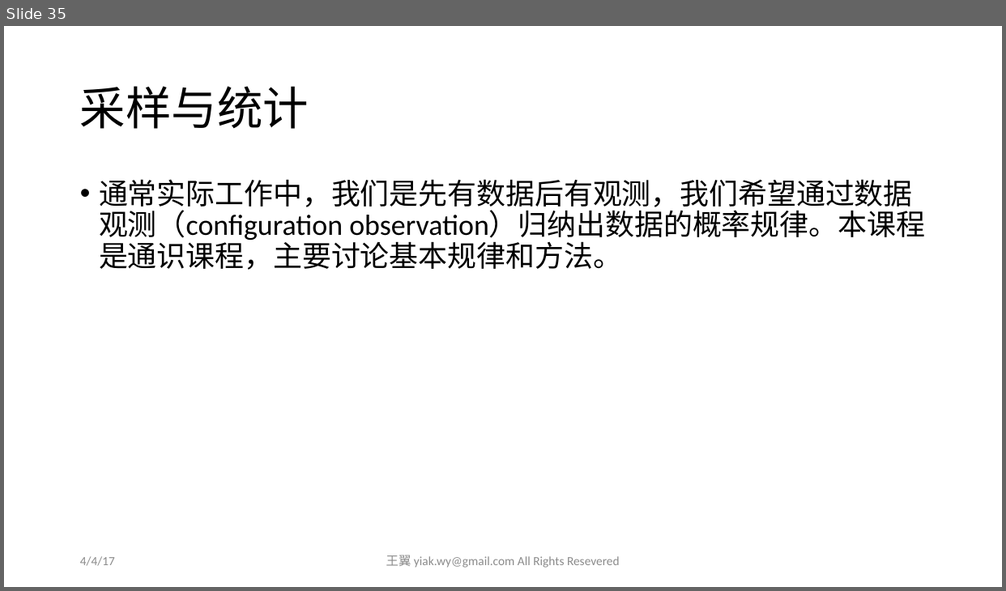
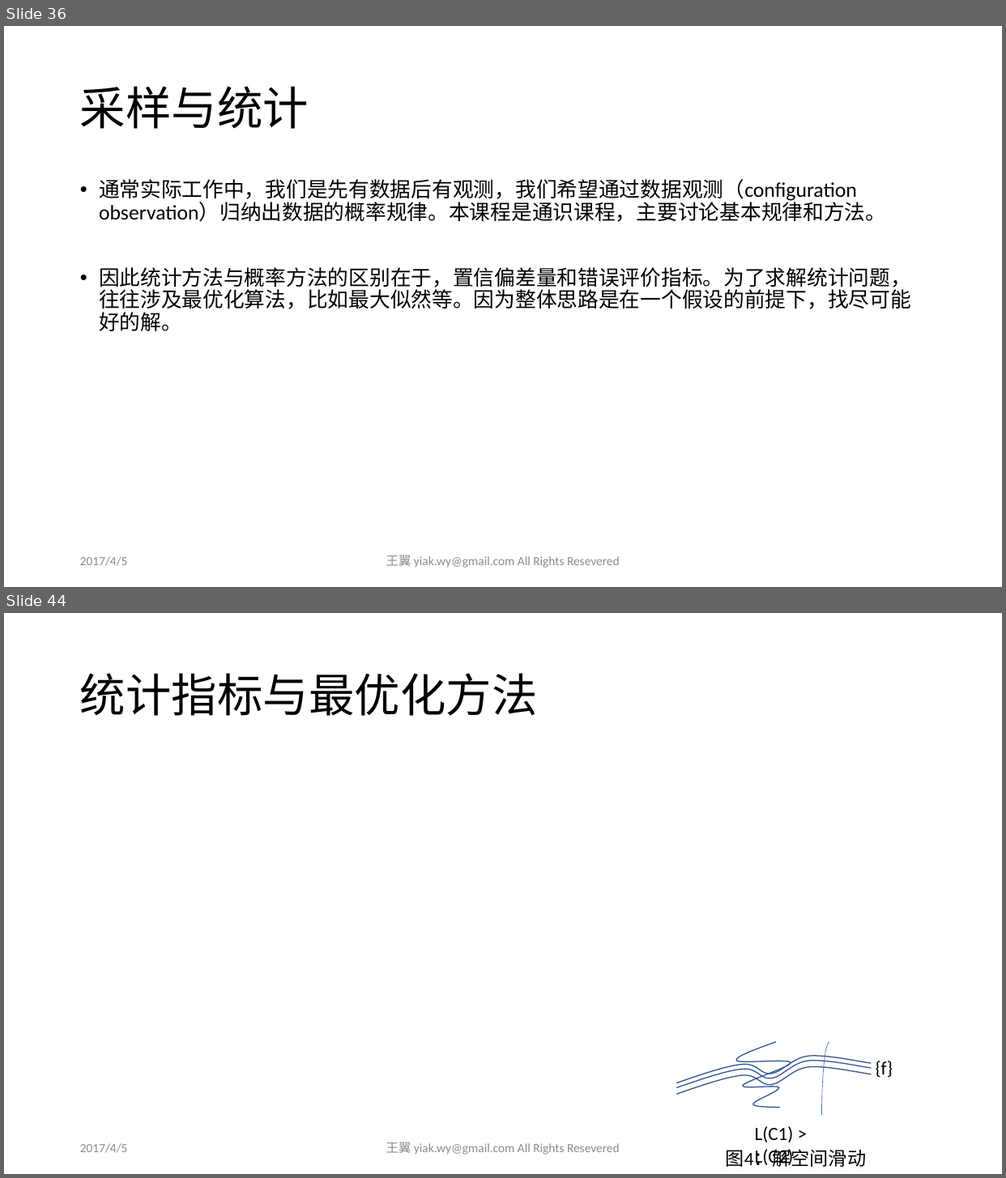
Before and after one commit to yiakwy/yiakwy.github.io, a slide deck: Computing Random Variables/Computing Random Variables.pptx. Shown one above the other, each under a label of ours: slide 35 before the commit, slides 36 and 44 after it; the slides between them are not shown. The pictures are 1006x591 and 1006x1178 pixels, drawn with LibreOffice and Linux fonts; fonts in the diff are those of the drawing; grey boxes stand for pictures. Boxes give left, top, right and bottom in pixels: in the first picture for what was removed or moved away, otherwise in the second. Text is boxed around its words. In the diff, an @@ line names an element or a change of style, - is before the commit and + after.

```diff
--- a/Computing Random Variables/Computing Random Variables.pptx
+++ b/Computing Random Variables/Computing Random Variables.pptx
@@ slide 44 added at (4, 613, 1002, 1174), background #FFFFFF @@
@@ title added at (80, 673, 538, 716), 44 pt, text #000000 @@
+统计指标与最优化方法
@@ freeform shape added at (736, 1042, 791, 1108), outline #325491 1 pt @@
@@ arc (boxed as its full ellipse) added at (822, 1042, 838, 1174), outline #4472C4 0.5 pt @@
@@ freeform shape added at (677, 1067, 872, 1094), outline #325491 1 pt @@
@@ freeform shape added at (677, 1061, 872, 1088), outline #325491 1 pt @@
@@ freeform shape added at (677, 1056, 872, 1083), outline #325491 1 pt @@
@@ text added at (876, 1061, 893, 1077), 18 pt, text #000000 @@
+{f}
@@ text added at (80, 1144, 128, 1153), 12 pt, text #8C8C8C @@
+2017/4/5
@@ text added at (386, 1142, 620, 1155), 12 pt, text #8C8C8C @@
+王翼 yiak.wy@gmail.com All Rights Resevered
@@ text added at (755, 1127, 794, 1167), 18 pt, text #000000 @@
+L(C1) > L(C2)
@@ text added at (726, 1149, 866, 1167), 18 pt, text #000000 @@
+图4：解空间滑动
@@ what was slide 35 is now slide 36 @@
@@ slide 36 changed as well @@
@@ text at (99, 179, 886, 222): size 28 to 20 pt in "通常实际工作中，我们是先有数据后有观测，我们希望通过数据观测（configuration observation）归纳出 ..." @@
@@ text at (99, 267, 911, 331): paragraph added @@
+• 因此统计方法与概率方法的区别在于，置信偏差量和错误评价指标。为了求解统计问题，往往涉及最优化算法，比如最大似然等。因为整体思路是在一个假设的前提下，找尽可能好的解。
@@ text at (80, 557, 128, 566): text changed @@
-4/4/17
+2017/4/5
```
Also in this commit, not shown: 34 other slides changed, 19 other slides added.
